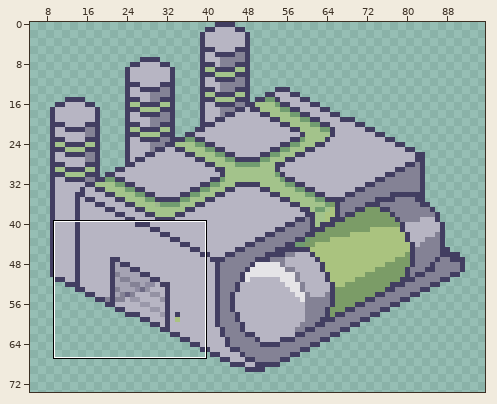
File history of a pixel-art file, Assets/Sprites/Tiles/BuildingsTileSprite/EnergyFactory-activation.ase. Above: a wide view before the commit, with the close-up outlined.
Close-up. Old version:
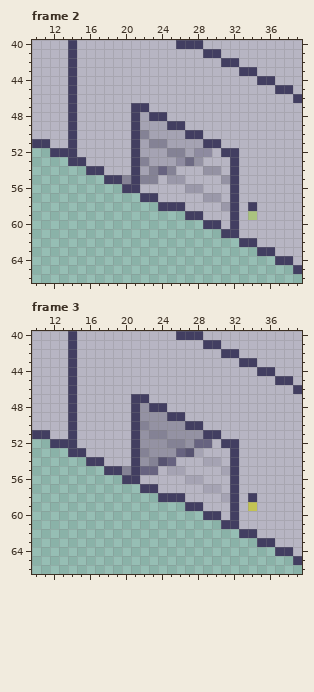
100x100 pixels, 4 frames. Colours within 5 levels of each other are drawn and written as one. Shown: frame 2: x 10..39, y 40..66; frame 3: x 10..39, y 40..66. The wide view leaves out empty margins.
And afterwards:
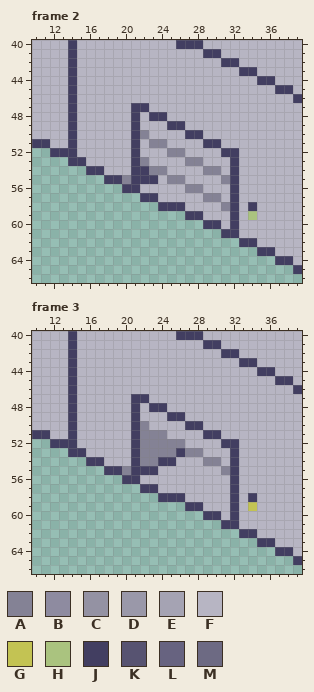
Palette (. is transparent): A #848295  B #8e8ba0  C #9492a3  D #9a98a9  E #a5a3b3  F #b7b5c3  G #c3c353  H #aac37f  J #423e61  K #575371  L #676380  M #6d6a83
Commit: Add door animation for powerplant
Diff:
--- frame 2, layer "Layer 1"
@@ x 20..33 @@
 47 FJJFFFFFFFFFFF
-48 FJEJJFFFFFFFFF
-49 FJEEEJJFFFFFFF
-50 FJAEEEEJJFFFFF
-51 FJEAAEEEEJJFFF
-52 FJEEEAAEBBFJJF
-53 FJAEEEBMCFFFJF
-54 FJEALAFFFCCFJF
-55 AJAAFDDFFFFCJF
-56 JJFFFFFDDFFFJF
-57 ..JJFFFFFDDFJF
-58 ....JJJFFFFDJF
+48 FJFJJFFFFFFFFF
+49 FJFFFJJFFFFFFF
+50 FJAFFFFJJFFFFF
+51 FJFAAFFFFJJFFF
+52 FJFFFAAFFFFJJF
+53 FJAFFFFAAFFFJF
+54 FJJAAFFFFAAFJF
+55 AJJJFAAFFFFAJF
+56 JJFFFFFAAFFFJF
+57 ..JJFFFFFAAFJF
+58 ....JJJFFFFAJF
 59 .......JJFFFJF
--- frame 3, layer "Layer 1"
@@ x 20..33 @@
 47 FJJFFFFFFFFFFF
-48 FJCJJFFFFFFFFF
-49 FJCCCJJFFFFFFF
-50 FJACCCCJJFFFFF
-51 FJCAACCCCJJFFF
-52 FJCCCAACLLFJJF
-53 FJACCCLKEFFFJF
-54 FJCAKLFFFEEFJF
-55 AJLLFEEFFFFEJF
-56 JJFFFFFEEFFFJF
-57 ..JJFFFFFEEFJF
-58 ....JJJFFFFEJF
+48 FJFJJFFFFFFFFF
+49 FJFFFJJFFFFFFF
+50 FJAFFFFJJFFFFF
+51 FJAAAFFFFJJFFF
+52 FJAAAAAFFFFJJF
+53 FJAAAAJAAFFFJF
+54 FJAAJJFFFAAFJF
+55 AJJJFFFFFFFAJF
+56 JJFFFFFFFFFFJF
+57 ..JJFFFFFFFFJF
+58 ....JJJFFFFFJF
 59 .......JJFFFJF
Boxes around the changes in both close-ups, in picture pixels (x1, y1, x2, y2):
changed: (140, 112, 230, 211)
changed: (140, 403, 230, 502)
